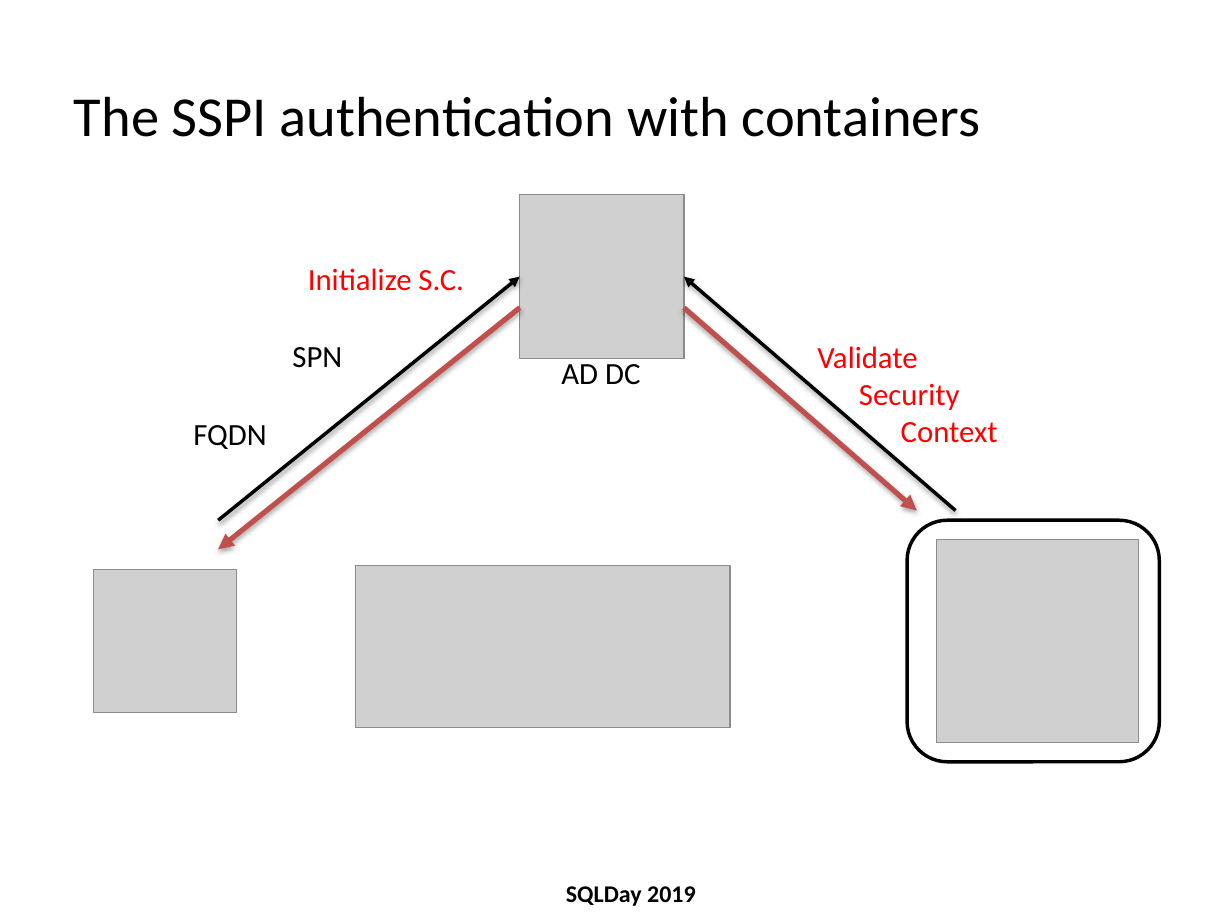
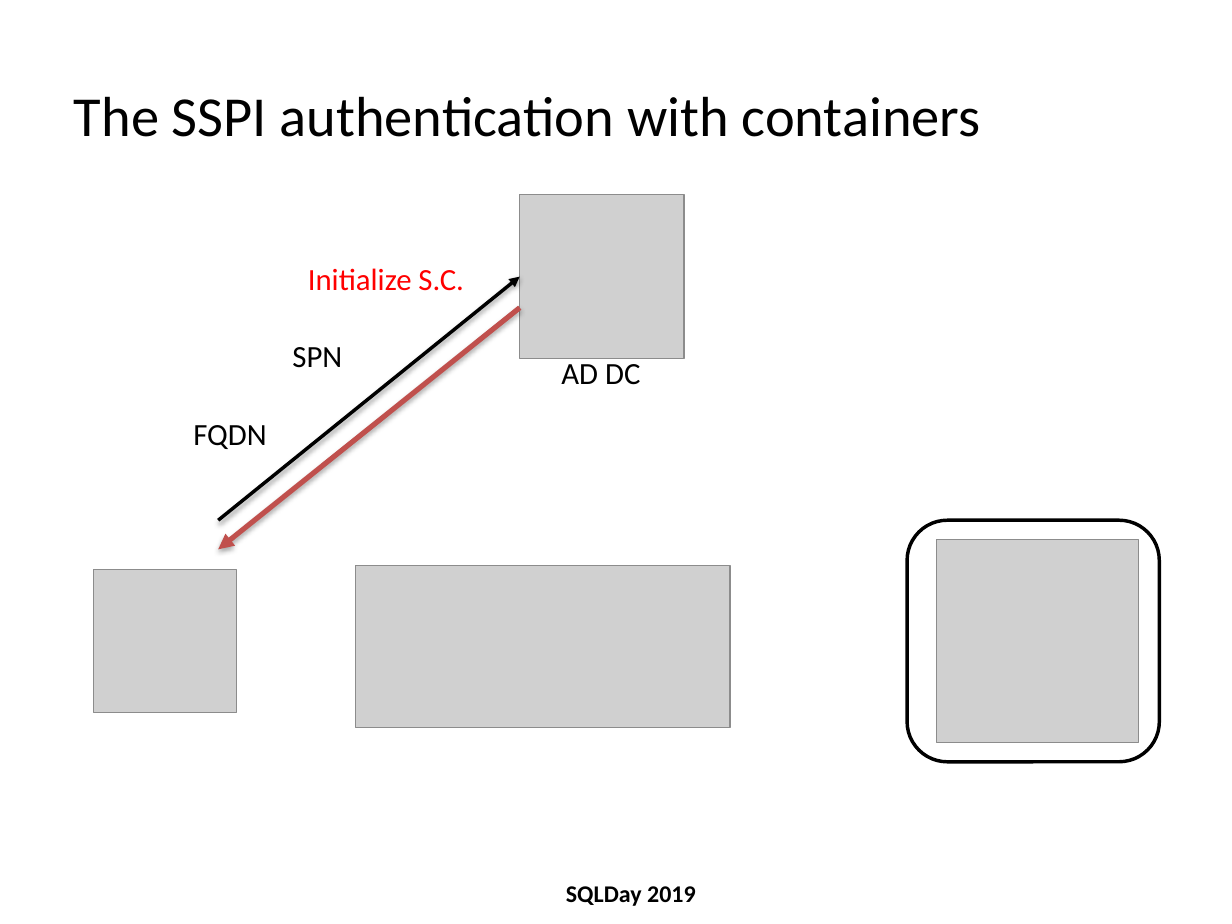
Before and after one commit to michalporeba/sharing, a slide deck: slide 15 of dbas-docker-guide/dbas-docker-guide v1.pptx. Drawn at 1232x924 pixels with LibreOffice and Linux fonts; fonts in the diff are those of the drawing; grey boxes stand for pictures; background and template pictures are left out. Boxes give left, top, right and bottom in pixels: in the first picture for what was removed or moved away, otherwise in the second. Text is boxed around its words. In the diff, an @@ line names an element or a change of style, - is before the commit and + after.

```diff
--- a/dbas-docker-guide/dbas-docker-guide v1.pptx
+++ b/dbas-docker-guide/dbas-docker-guide v1.pptx
@@ arrow removed from (956, 510) to (684, 277) @@
@@ arrow removed from (684, 308) to (917, 510) @@
@@ text removed at (817, 346, 998, 443) @@
-Validate
-Security
-Context
```
Also in this commit, not shown: 15 other slides changed, 7 slides added, 1 other file.
